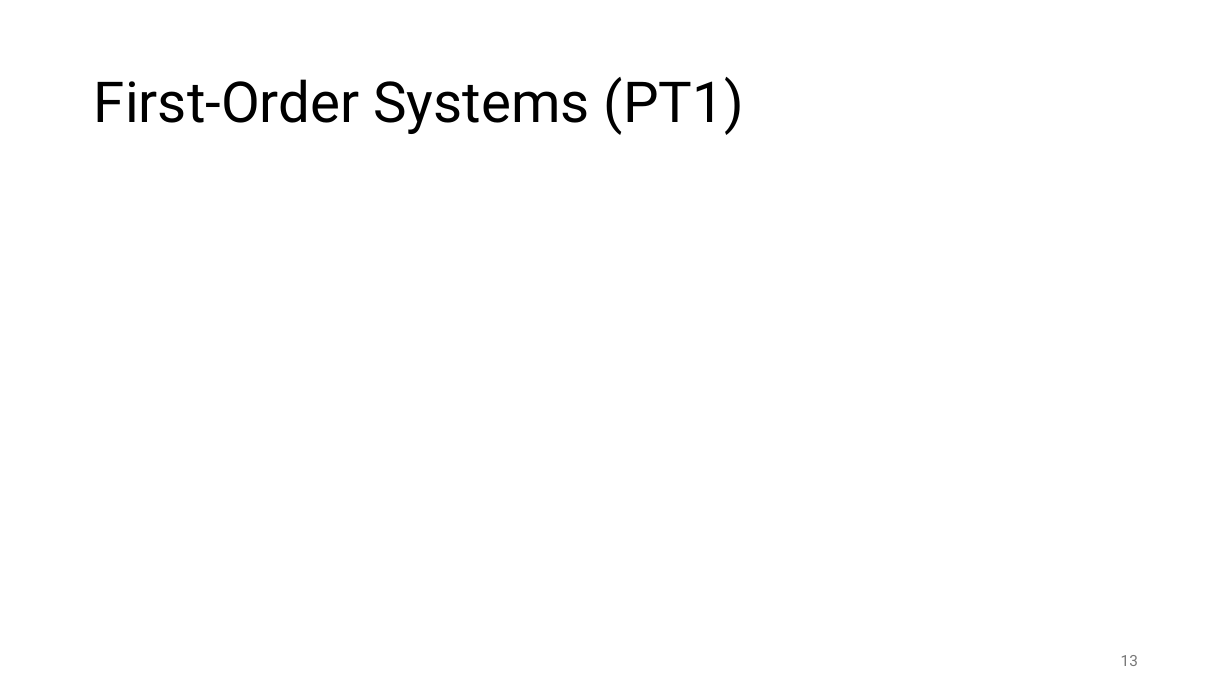
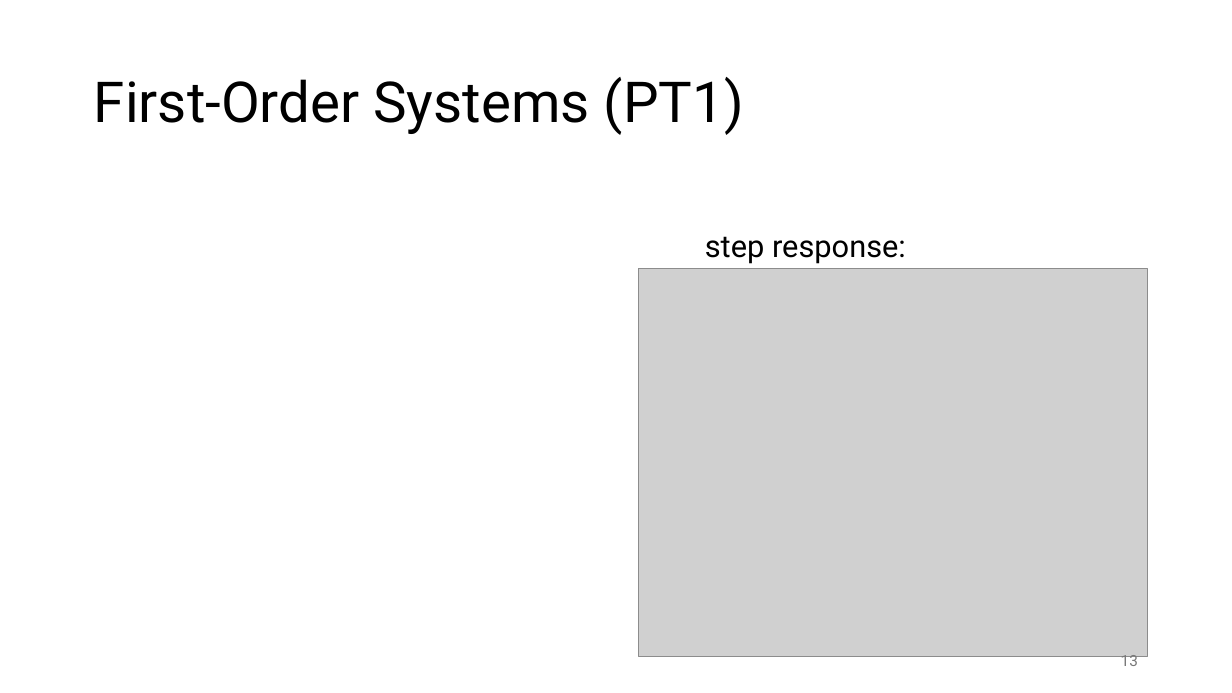
Before and after one commit to FelixWick/control_engineering, a slide deck: slide 13 of slides/1_systems.pptx. Drawn at 1232x693 pixels with LibreOffice and Linux fonts; fonts in the diff are those of the drawing; grey boxes stand for pictures. Boxes give left, top, right and bottom in pixels: in the first picture for what was removed or moved away, otherwise in the second. Text is boxed around its words. In the diff, an @@ line names an element or a change of style, - is before the commit and + after.

```diff
--- a/slides/1_systems.pptx
+++ b/slides/1_systems.pptx
@@ text added at bbox=[705, 236, 906, 264], 24 pt, text #000000 @@
+step response:
@@ picture added at bbox=[639, 269, 1147, 656] @@
```
Also in this commit, not shown: 2 other slides changed.
